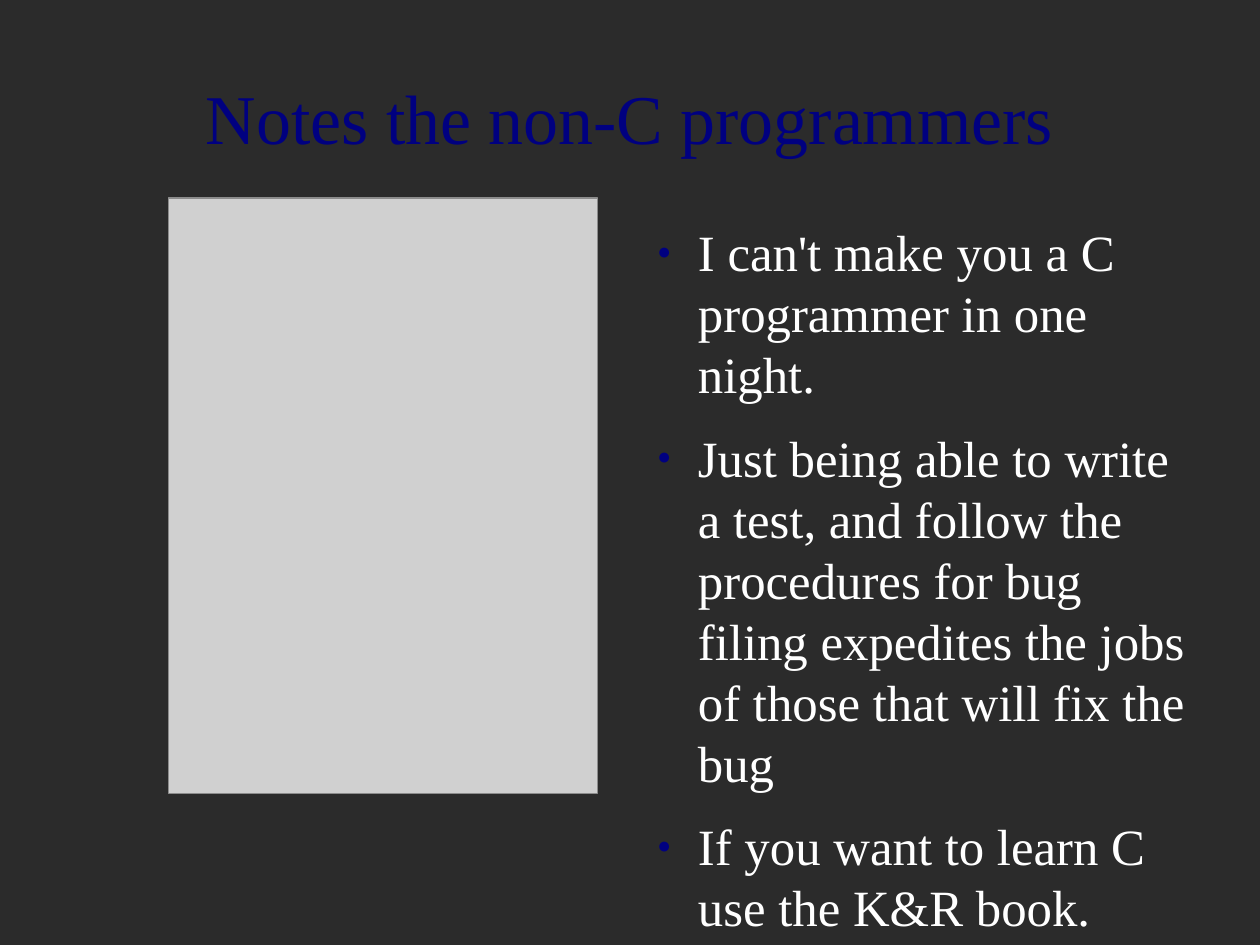
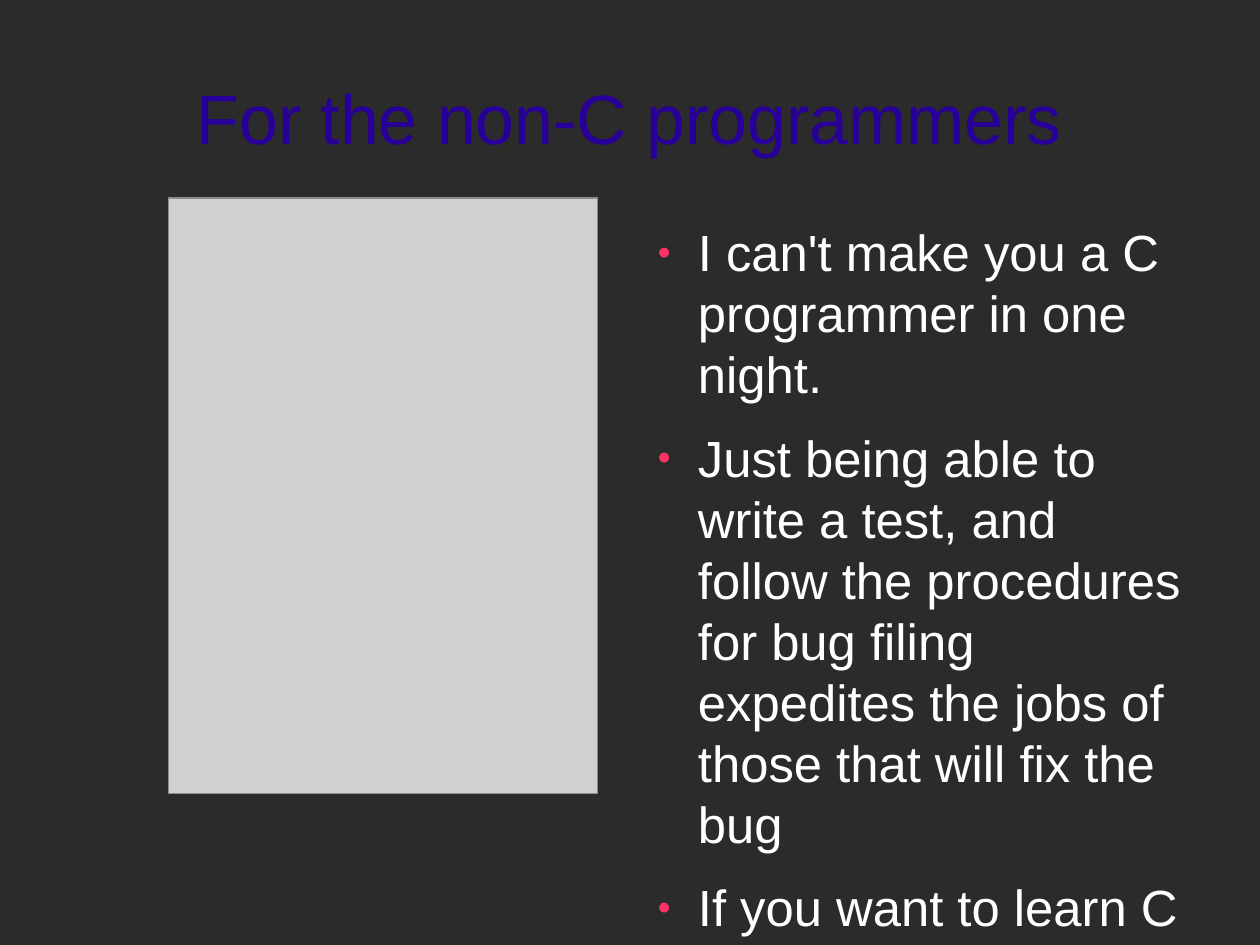
Before and after one commit to zippy1981/TalkMaterials, a slide deck: slide 7 of NYPHP/2010-May/Hacking PHP for Fun and Profit.odp. Drawn at 1260x945 pixels with LibreOffice and Linux fonts; fonts in the diff are those of the drawing; grey boxes stand for pictures; background and template pictures are left out; a plain dark background stands for a picture behind light text. Boxes give left, top, right and bottom in pixels: in the first picture for what was removed or moved away, otherwise in the second. Text is boxed around its words. In the diff, an @@ line names an element or a change of style, - is before the commit and + after.

```diff
--- a/NYPHP/2010-May/Hacking PHP for Fun and Profit.odp
+++ b/NYPHP/2010-May/Hacking PHP for Fun and Profit.odp
@@ title at bbox=[197, 93, 1062, 157]: text changed; font Times New Roman to Arial; text colour #000080 to #280099 @@
-Notes the non-C programmers
+For the non-C programmers
@@ text "I can't make you a ..." at bbox=[698, 234, 1180, 937]: font Times New Roman to Arial; bullet colour #000080 to #FF3366 @@
```
Also in this commit, not shown: 34 other slides changed, 7 slides added, 3 slides removed.
